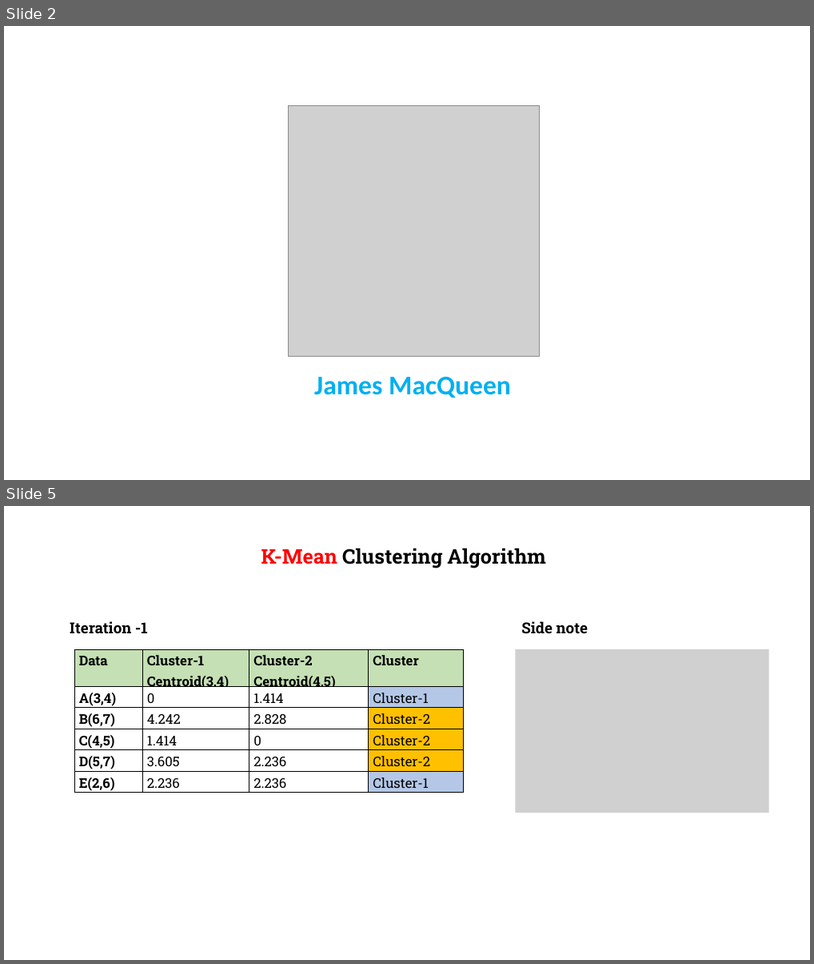
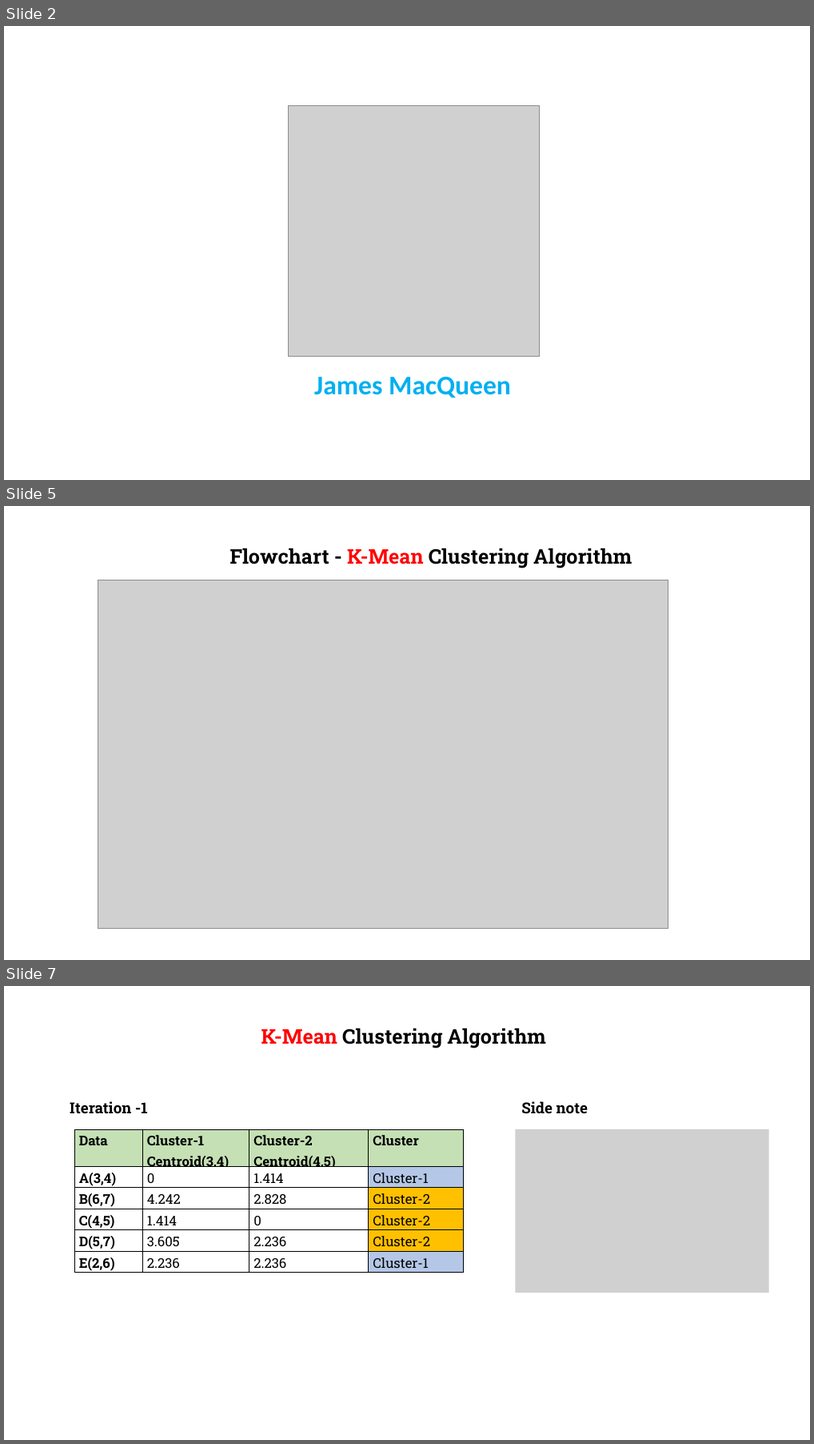
Before and after one commit to gmrr40058/data-science-ml-python-ostad, a slide deck: Class Modules/Module 14_Machine Learning-K Means Clustering, Time Seires Analysis/Class 1_K Means Clustering/K-Mean Clustering.pptx. Shown one above the other, each under a label of ours: slides 2 and 5 before the commit, slides 2, 5 and 7 after it; the slides between them are not shown. The pictures are 814x964 and 814x1444 pixels, drawn with LibreOffice and Linux fonts; fonts in the diff are those of the drawing; grey boxes stand for pictures; background and template pictures are left out. Boxes give left, top, right and bottom in pixels: in the first picture for what was removed or moved away, otherwise in the second. Text is boxed around its words. In the diff, an @@ line names an element or a change of style, - is before the commit and + after.

```diff
--- a/Class Modules/Module 14_Machine Learning-K Means Clustering, Time Seires Analysis/Class 1_K Means Clustering/K-Mean Clustering.pptx
+++ b/Class Modules/Module 14_Machine Learning-K Means Clustering, Time Seires Analysis/Class 1_K Means Clustering/K-Mean Clustering.pptx
@@ slide 5 added at [4,506,810,960], background picture (left out) @@
@@ text added at [230,548,632,568], 24 pt, text #000000, bold @@
+Flowchart - K-Mean Clustering Algorithm
@@ picture added at [98,580,668,928] @@
@@ what was slide 5 is now slide 7 @@
```
Also in this commit, not shown: 5 slides changed, 5 other slides added, 1 other file.
